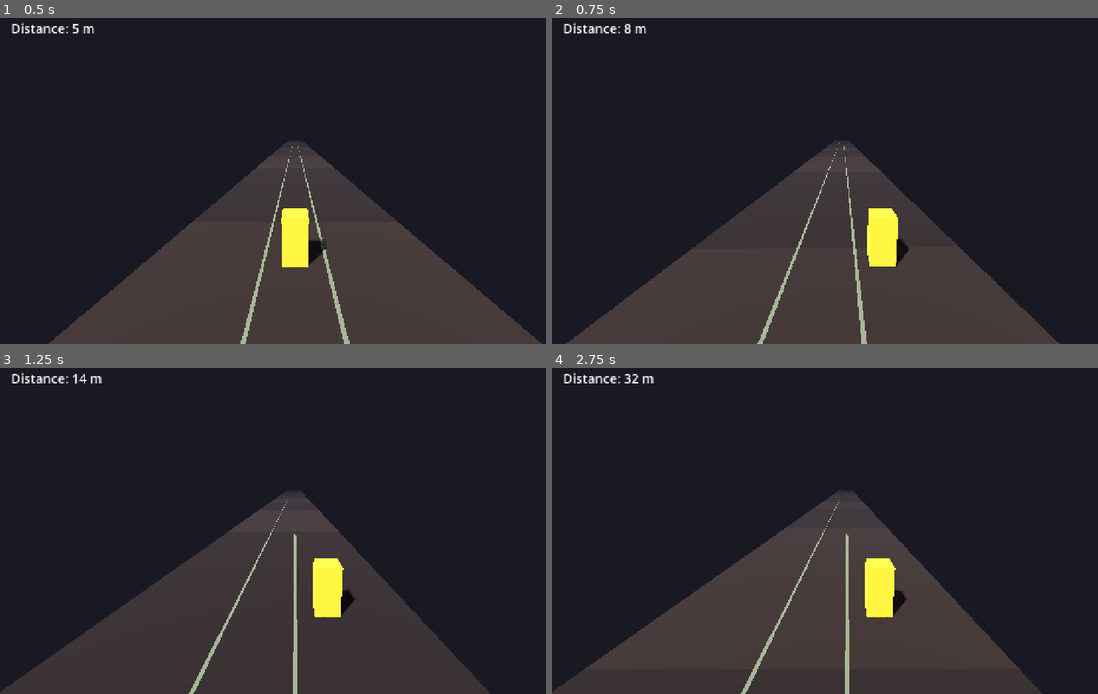
Above: before the commit, frames 1-4 (two rows, left to right).
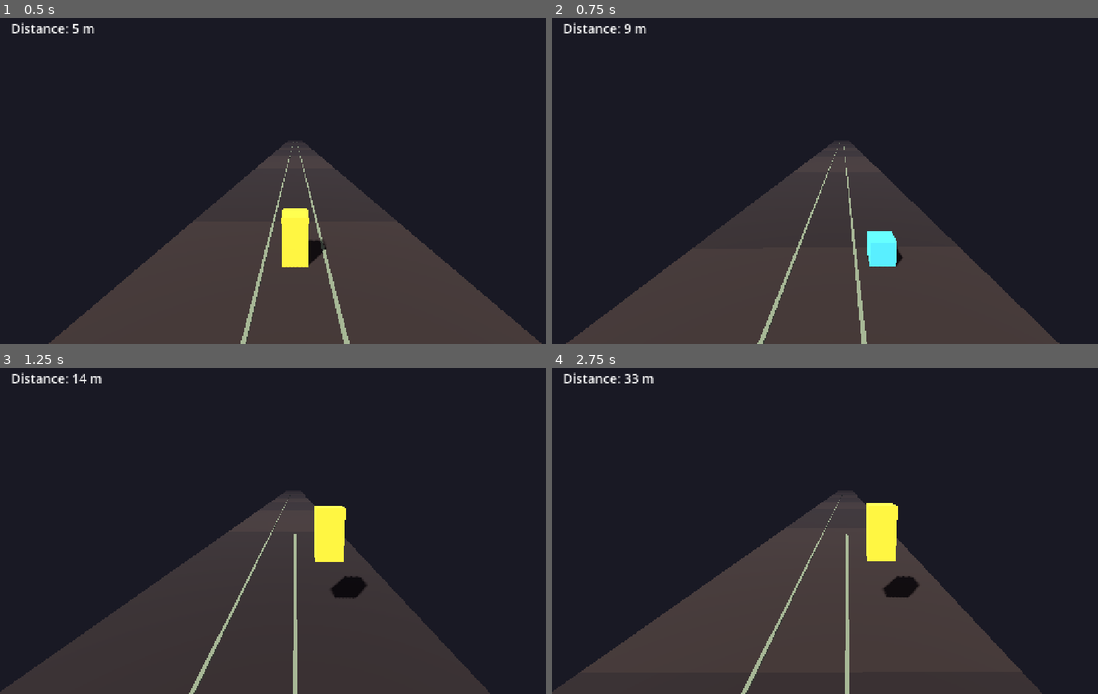
Above: after the commit, the same moments.

Repository: DanielEleojo/tribulation
Game: Godot game, scene res://scenes/game.tscn
The game is run twice, just before and just after one commit, with the same random seed, the same clock (stepped at 60 frames per second) and the same inputs.
Inputs (mouse positions are in pixels of both pictures, inside the frame that each line leads up to):
- Up to frame 1 (0.5 s): no input
- Up to frame 2 (0.75 s): tap Enter (restart) at 0.5 s; move the mouse to (977, 161) at 0.52 s; hold Right (move_right) from 0.53 s (still down); tap Down (slide) at 0.6 s; click (977, 161) at 0.67 s
- Up to frame 3 (1.25 s): keep holding Right (move_right); tap Space (jump) at 0.77, 0.8, 1.07 s
- Up to frame 4 (2.75 s): move the mouse to (726, 544) at 1.27 s; release Right (move_right) at 1.28 s; hold Left (move_left) 1.28-2.03 s; tap Space (jump) at 1.35, 1.52, 1.82, 2.3 s; tap Down (slide) at 1.55, 2.1 s; move the mouse to (906, 456) at 2.02 s; hold Right (move_right) from 2.03 s (still down)

Frame 1 is identical in both runs. In frame 2, 1.0% of the frame differs, in the area x 13-66%, y 1-77%; in frame 3, 2.1%; in frame 4, 2.2%, in the area x 14-68%, y 1-77%.

Commit message:
Phase 1.C (3D): jump + slide + mid-air fast-fall

Diff:
--- a/scripts/player.gd
+++ b/scripts/player.gd
@@ -1,56 +1,73 @@
 extends CharacterBody3D
 ## Player (3D lane runner): auto-runs FORWARD (-Z) at a constant speed, with gravity.
-## Lane switching, jump, and slide are added in later steps.
+## Lanes: move_left/right (A/D, arrows, swipe) ease between 3 lanes.
+## Jump:  "jump" (Space) or swipe-up; only while on the floor. Cancels a slide.
+## Slide: "slide" (Down/S) or swipe-down.
+##        - On the ground: crouch (shorter box) for ~0.65s, then restore.
+##        - In the air: fast-fall (dive) straight down, then slide on landing.
 ## Placeholder visual is a colored box built in code (no art yet).
 
-@export var run_speed: float = 12.0    # constant forward speed (units/sec, -Z)
-@export var gravity: float = 30.0      # downward acceleration (units/sec^2)
+@export var run_speed: float = 12.0      # constant forward speed (units/sec, -Z)
+@export var gravity: float = 30.0        # downward acceleration (units/sec^2)
+@export var jump_velocity: float = 12.0  # upward velocity on jump (units/sec)
+@export var fast_fall_speed: float = 30.0  # downward dive speed when sliding mid-air
 
 const STAND_HEIGHT: float = 2.0
+const SLIDE_HEIGHT: float = 1.0
 const BODY_WIDTH: float = 1.0
-const STAND_COLOR := Color(0.95, 0.82, 0.2)
+const STAND_COLOR := Color(0.95, 0.82, 0.2)   # gold standing/running
+const SLIDE_COLOR := Color(0.3, 0.8, 0.9)     # cyan while sliding
 
-const LANE_WIDTH: float = 2.5          # spacing between lanes (centers at -2.5, 0, +2.5)
+const LANE_WIDTH: float = 2.5            # spacing between lanes (centers at -2.5, 0, +2.5)
 const LANE_COUNT: int = 3
-const LANE_SHARPNESS: float = 12.0     # how aggressively we ease toward the target lane
-const MAX_LANE_SPEED: float = 18.0     # cap on sideways speed (units/sec)
+const LANE_SHARPNESS: float = 12.0       # how aggressively we ease toward the target lane
+const MAX_LANE_SPEED: float = 18.0       # cap on sideways speed (units/sec)
 
-var current_lane: int = 1              # 0 = left, 1 = center, 2 = right
+const SLIDE_DURATION: float = 0.65       # seconds a ground slide lasts
+
+var current_lane: int = 1                # 0 = left, 1 = center, 2 = right
 var start_z: float = 0.0
+var is_sliding: bool = false
+var slide_time_left: float = 0.0
+var _pending_slide: bool = false         # queued slide for when a fast-fall lands
+var _was_on_floor: bool = false
 var _dead: bool = false
+
 var _mesh: MeshInstance3D
 var _box: BoxMesh
 var _col: CollisionShape3D
 var _shape: BoxShape3D
+var _mat: StandardMaterial3D
 
 func _ready() -> void:
 	add_to_group("player")
 	start_z = global_position.z
 	_build_body()
-	# Wire touch swipes to lane movement.
+	# Wire touch swipes to the matching actions.
 	var swipe := get_tree().get_first_node_in_group("swipe_input")
 	if swipe != null:
 		swipe.swiped_left.connect(move_left)
 		swipe.swiped_right.connect(move_right)
+		swipe.swiped_up.connect(try_jump)
+		swipe.swiped_down.connect(start_slide)
 
 func _build_body() -> void:
-	# Visual box. Offset up by half-height so the body's origin is at its FEET.
+	# Visual + collision boxes, offset up by half-height so the origin is at the FEET.
+	_mat = StandardMaterial3D.new()
+	_mat.albedo_color = STAND_COLOR
+
 	_mesh = MeshInstance3D.new()
 	_box = BoxMesh.new()
-	_box.size = Vector3(BODY_WIDTH, STAND_HEIGHT, BODY_WIDTH)
 	_mesh.mesh = _box
-	_mesh.position = Vector3(0.0, STAND_HEIGHT * 0.5, 0.0)
-	var mat := StandardMaterial3D.new()
-	mat.albedo_color = STAND_COLOR
-	_mesh.material_override = mat
+	_mesh.material_override = _mat
 	add_child(_mesh)
 
 	_col = CollisionShape3D.new()
 	_shape = BoxShape3D.new()
-	_shape.size = Vector3(BODY_WIDTH, STAND_HEIGHT, BODY_WIDTH)
 	_col.shape = _shape
-	_col.position = Vector3(0.0, STAND_HEIGHT * 0.5, 0.0)
 	add_child(_col)
+
+	_set_height(STAND_HEIGHT, STAND_COLOR)
 
 func _physics_process(delta: float) -> void:
 	if _dead:
@@ -58,11 +75,27 @@
 		move_and_slide()
 		return
 
-	# Keyboard lane input.
+	# Lane / jump / slide keyboard input.
 	if Input.is_action_just_pressed("move_left"):
 		move_left()
 	if Input.is_action_just_pressed("move_right"):
 		move_right()
+	if Input.is_action_just_pressed("jump"):
+		try_jump()
+	if Input.is_action_just_pressed("slide"):
+		start_slide()
+
+	var grounded := is_on_floor()
+	# A queued fast-fall slide fires the moment we touch down.
+	if grounded and not _was_on_floor and _pending_slide:
+		_pending_slide = false
+		start_slide()
+	# Slide countdown.
+	if is_sliding:
+		slide_time_left -= delta
+		if slide_time_left <= 0.0:
+			_end_slide()
+	_was_on_floor = grounded
 
 	# Constant forward run.
 	velocity.z = -run_speed
@@ -85,6 +118,41 @@
 		return
 	current_lane = min(LANE_COUNT - 1, current_lane + 1)
 
+## Jump when grounded. Jumping mid-slide cancels the slide.
+func try_jump() -> void:
+	if _dead or not is_on_floor():
+		return
+	if is_sliding:
+		_end_slide()
+	_pending_slide = false
+	velocity.y = jump_velocity
+
+## Slide. On the ground: crouch. In the air: fast-fall and queue a slide on landing.
+func start_slide() -> void:
+	if _dead:
+		return
+	if is_on_floor():
+		if is_sliding:
+			return
+		is_sliding = true
+		slide_time_left = SLIDE_DURATION
+		_set_height(SLIDE_HEIGHT, SLIDE_COLOR)
+	else:
+		velocity.y = min(velocity.y, -fast_fall_speed)
+		_pending_slide = true
+
+func _end_slide() -> void:
+	is_sliding = false
+	_set_height(STAND_HEIGHT, STAND_COLOR)
+
+## Resize visual + collision, keeping the feet at the body origin (y=0).
+func _set_height(h: float, col: Color) -> void:
+	_box.size = Vector3(BODY_WIDTH, h, BODY_WIDTH)
+	_mesh.position = Vector3(0.0, h * 0.5, 0.0)
+	_shape.size = Vector3(BODY_WIDTH, h, BODY_WIDTH)
+	_col.position = Vector3(0.0, h * 0.5, 0.0)
+	_mat.albedo_color = col
+
 ## Called by the game coordinator when the player dies.
 func on_death() -> void:
 	_dead = true
Not shown, changed: devlog.txt
